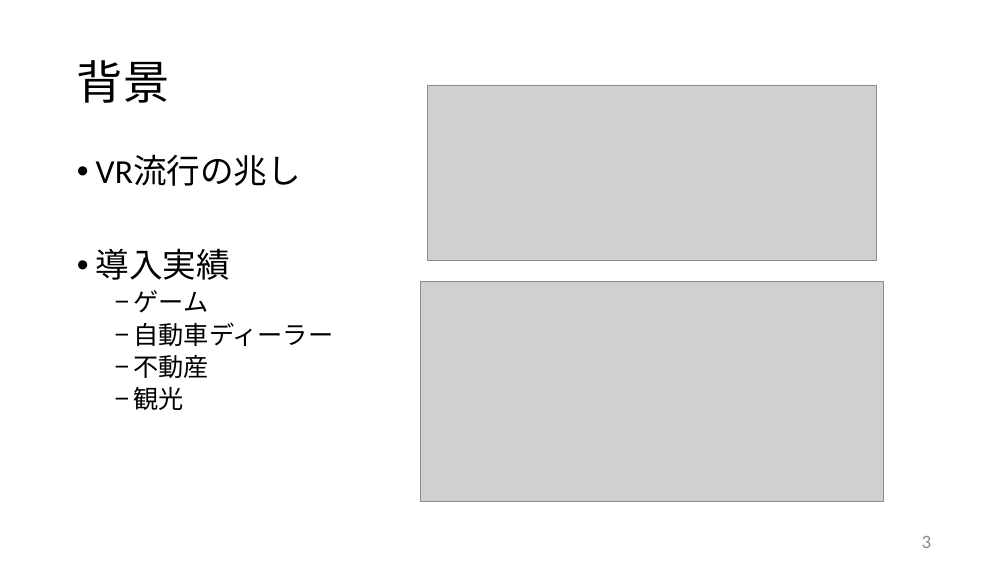
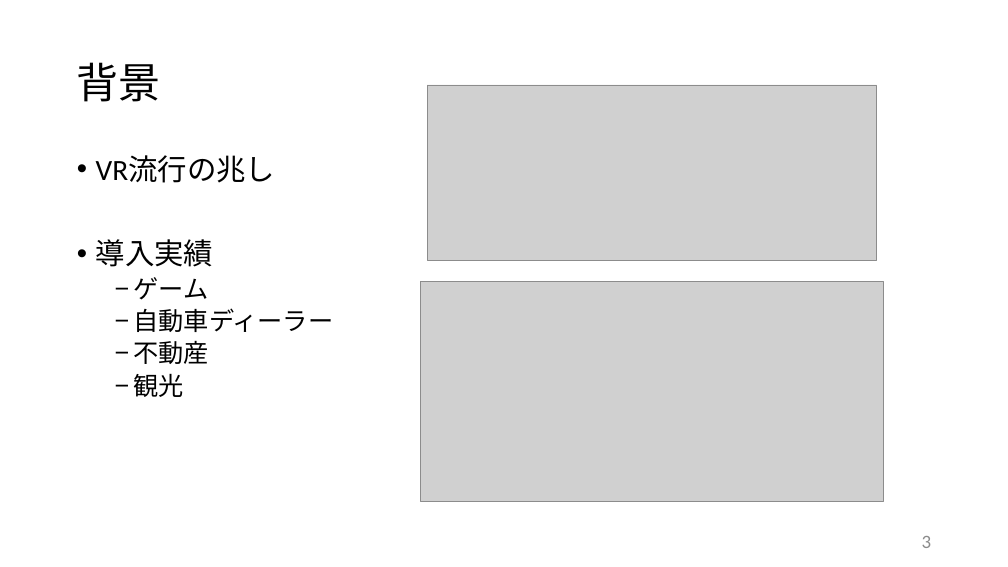
Before and after one commit to yamako0/dissertation, a slide deck: slide 3 of スライド/20170720_中間発表.pptx. Drawn at 1008x567 pixels with LibreOffice and Linux fonts; fonts in the diff are those of the drawing; grey boxes stand for pictures. Boxes give left, top, right and bottom in pixels: in the first picture for what was removed or moved away, otherwise in the second. Text is boxed around its words. In the diff, an @@ line names an element or a change of style, - is before the commit and + after.

```diff
--- a/スライド/20170720_中間発表.pptx
+++ b/スライド/20170720_中間発表.pptx
@@ title "背景" at (x1=77, y1=62, x2=161, y2=102): size 44 to 40 pt @@
@@ text at (x1=96, y1=155, x2=275, y2=267): size 32 to 28 pt in "VR流行の兆し", "導入実績" @@
```
Also in this commit, not shown: 4 other slides changed, 2 slides added, 1 slide removed.
